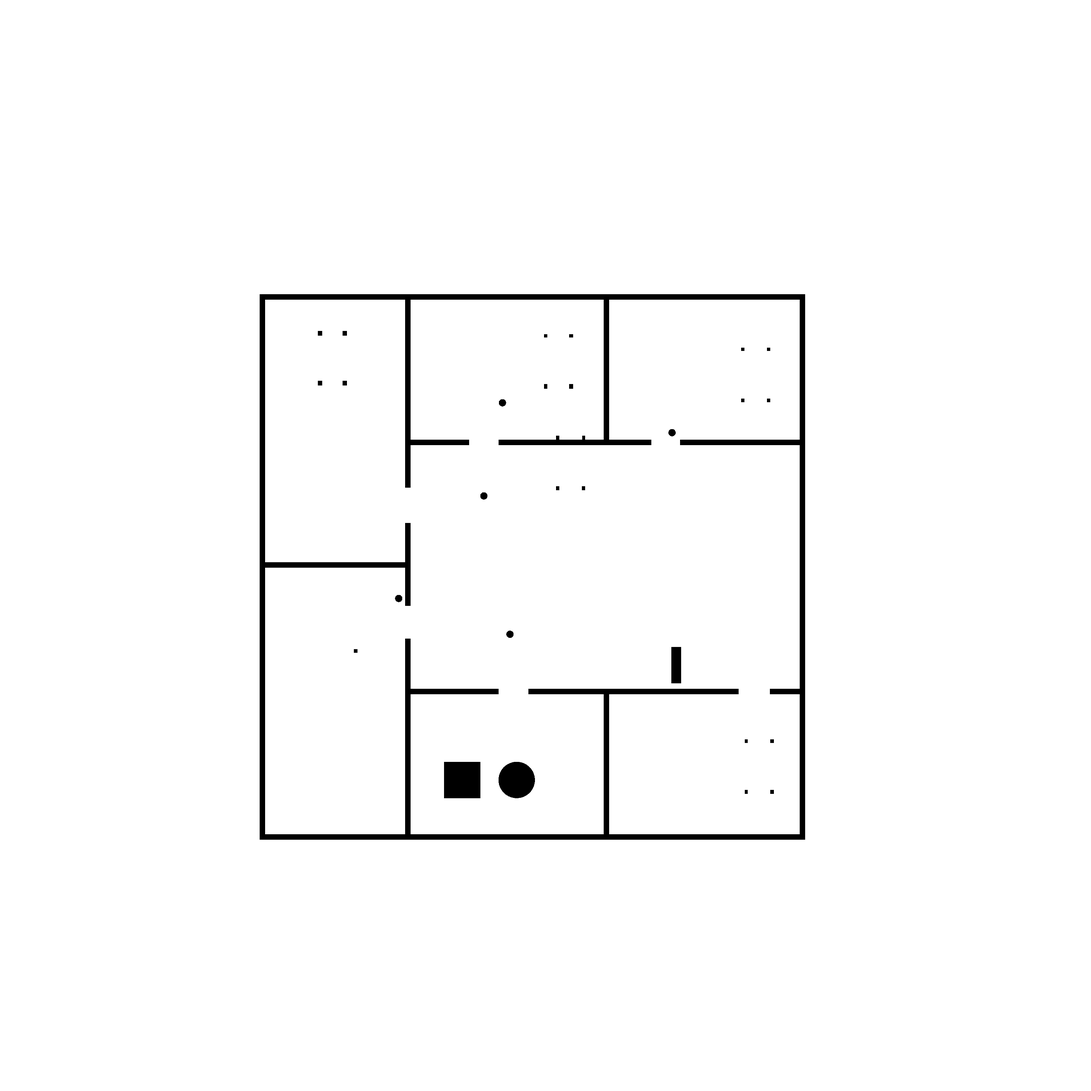
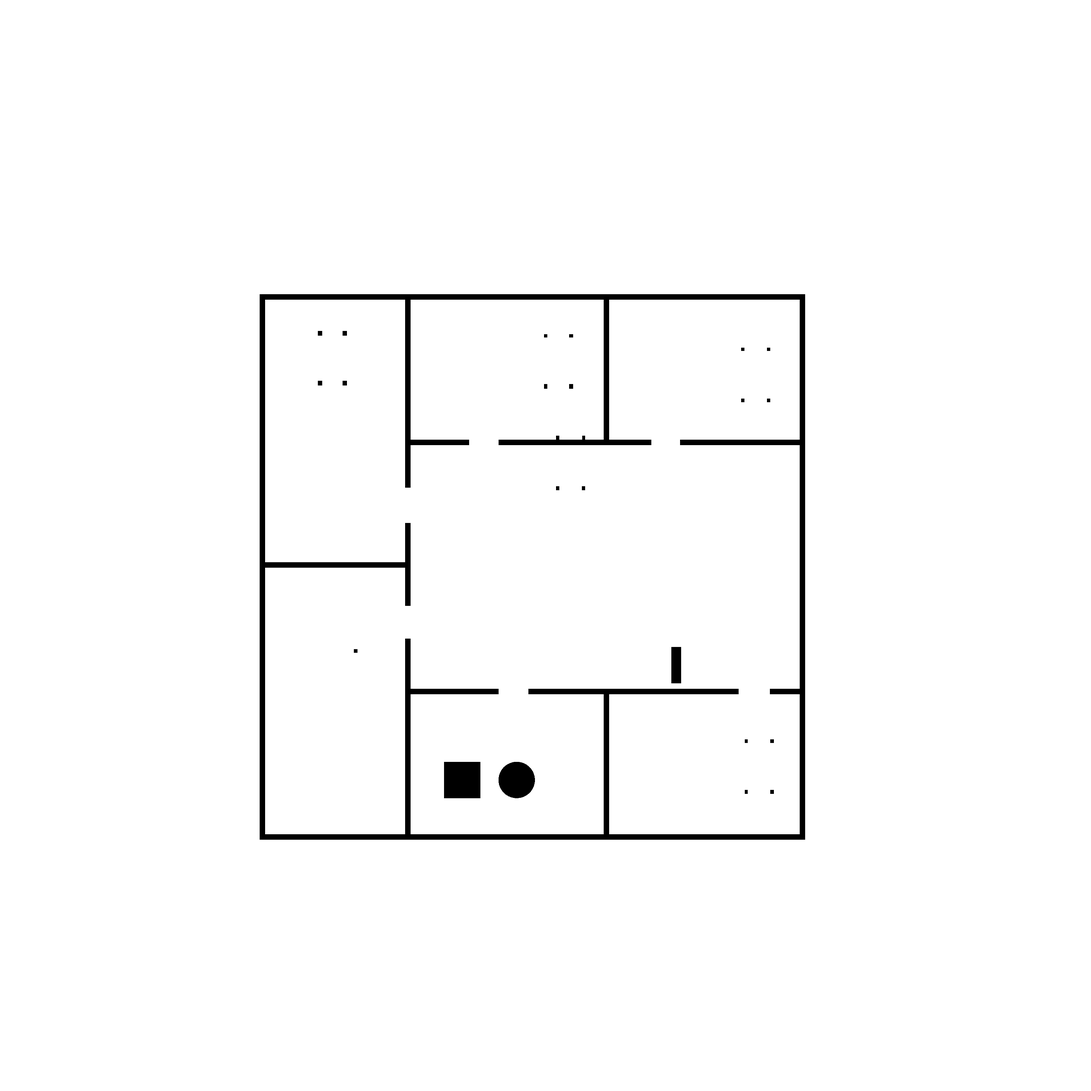
Layered file, before and after one edit (1091 × 1091). Changes by layer:
painted on "my_world_original.pgm" over [395, 399, 677, 639]
